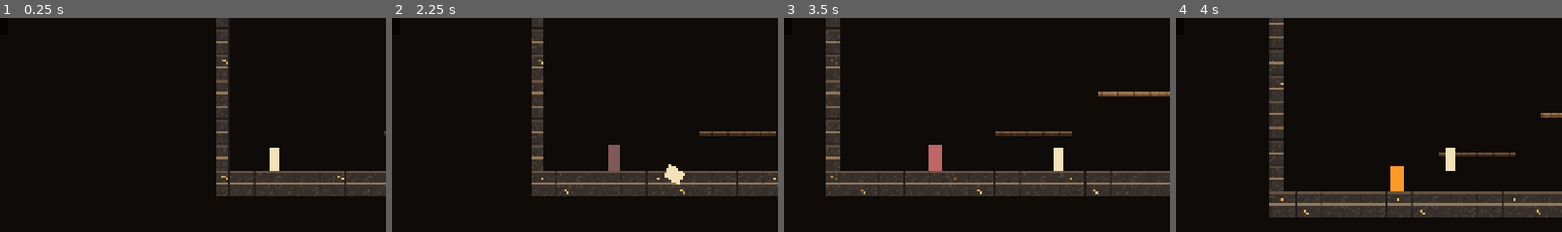
Above: before the commit, frames 1-4 (left to right).
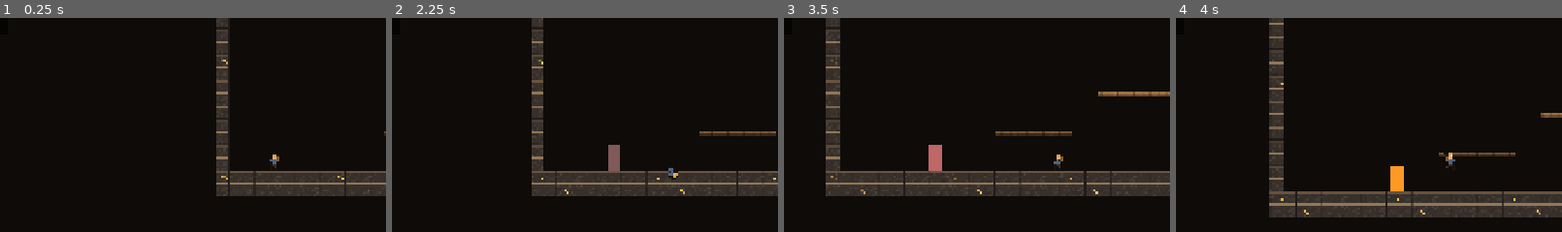
Above: after the commit, the same moments.

Repository: dlepi24/dungeon-delve
Game: Godot game, scene res://src/rooms/delve_run.tscn
The game is run twice, just before and just after one commit, with the same random seed, the same clock (stepped at 60 frames per second) and the same inputs.
Inputs (mouse positions are % of the whole screen's width and height, from its top left):
- Up to frame 1 (0.25 s): no input
- Up to frame 2 (2.25 s): tap Enter at 0.5 s; move the mouse to (72, 45) at 0.52 s; hold D (move_right) 0.53-1.28 s; click (72, 45) at 0.6 s; tap Space (jump) at 0.77, 1.52 s; right-click (72, 45) at 0.8 s; move the mouse to (30, 55) at 1.27 s; hold S (move_down) 1.28-2.03 s; right-click (30, 55) at 1.35 s; tap Shift (roll) at 1.55, 2.1 s; move the mouse to (60, 28) at 2.02 s; hold D (move_right) from 2.03 s (still down)
- Up to frame 3 (3.5 s): click (60, 28) at 2.3 s; move the mouse to (45, 70) at 2.77 s; release D (move_right) at 2.78 s; hold W (move_up) from 2.78 s (still down); click (45, 70) at 2.85 s; tap Space (jump) at 3.02 s; right-click (45, 70) at 3.05 s
- Up to frame 4 (4 s): move the mouse to (80, 65) at 3.52 s; release W (move_up) at 3.53 s; hold A (move_left) from 3.53 s (still down); tap 1 (consumable_1) at 3.6 s; tap Space (jump) at 3.77 s; tap Shift (roll) at 3.8 s
The pictures show only the part of the screen within x 14-64%, y 33-83%; the shares and areas given below are measured in that part.

The runs differ from the first frame. In frame 1, 0.3% of the frame differs, in the area x 69-73%, y 60-72%; in frame 2, 0.3%, in the area x 70-76%, y 68-78%; in frame 3, 0.3%; in frame 4, 0.3%.

Commit message:
Draw the miner: real sprites and animation
Dustin: "the art is still like......just rectangles with no weapons and
bare animations". Correct. Last round I delivered environment art and
left the thing he actually looks at as a beige rectangle, then called
sweeping the swing arc "animation". The excuse was that character art
needs an artist. That was a cop-out — pixels are placed the same way
tiles and SFX already are.

The player is now a miner: helmet with a lamp on the front, work coat,
heavy boots, and a pickaxe. Seven animations, 13 frames: idle breathes,
run is a four-frame cycle tied to actual velocity so the feet do not
skate, attack winds up / raises overhead / strikes down, roll tucks
(reads at any angle, since the body spins), plus air, parry and hitstun.

Authored as ASCII with a colour legend in tools/sprites/player_frames.py
— the same discipline as the rooms, for the same reason: a PNG is
unreviewable in a diff and uneditable without a paint program. Change a
character, re-run, the sheet rebuilds. The generator validates and
refuses to bake a broken sheet, and writes the PNG by hand so it needs
nothing but python3.

Two bugs caught by dumping the frames back as text rather than trusting
them: the body ended at row 21 of a 28-row canvas, so the miner floated
six pixels off the floor; and the axe was stamped last, so an overhead
swing sliced straight through his helmet. Drawing the axe first puts the
handle behind him, and the handle is a line anchored to the fist so it
cannot read as a floating object.

The ColorRect stays as BodyJuice's flash target, now invisible. Squash,
stretch, the roll spin and the hit flash all still run through
VisualRoot, and the sprite inherits every one of them for free.

Animation names match FSM state names, so PlayerSprite reads the live
state and plays it. No parallel animation state machine to desync.

Enemies are still capsules — they are next.

Co-Authored-By: Claude Opus 4.8 <noreply@anthropic.com>

Diff:
--- /dev/null
+++ b/assets/sprites/player.json
@@ -0,0 +1,36 @@
+{
+  "frame_size": [
+    20,
+    28
+  ],
+  "animations": {
+    "idle": {
+      "row": 0,
+      "count": 2
+    },
+    "run": {
+      "row": 1,
+      "count": 4
+    },
+    "air": {
+      "row": 2,
+      "count": 1
+    },
+    "roll": {
+      "row": 3,
+      "count": 2
+    },
+    "attack": {
+      "row": 4,
+      "count": 3
+    },
+    "parry": {
+      "row": 5,
+      "count": 1
+    },
+    "hitstun": {
+      "row": 6,
+      "count": 1
+    }
+  }
+}
--- a/project.godot
+++ b/project.godot
@@ -140,10 +140,9 @@
 [physics]
 
 ; Pinned per the GDD: daily seeds and ghost replays need a stable tick.
-; This equals the engine default, so Godot drops the line whenever anything
-; re-saves this file. It has been stripped FIVE times now. If it disappears
-; again, put it back — tools/check.tscn fails loudly if the tick is ever
-; actually wrong, so this is documentation of intent, not the enforcement.
+; Equals the engine default, so Godot drops it whenever anything re-saves this
+; file. Stripped SIX times now. If it vanishes again, put it back —
+; tools/check.tscn fails loudly if the tick is ever actually wrong.
 common/physics_ticks_per_second=60
 
 [rendering]
--- a/src/player/player.tscn
+++ b/src/player/player.tscn
@@ -18,6 +18,7 @@
 [ext_resource type="Script" path="res://src/systems/hitbox.gd" id="10_hitbox"]
 [ext_resource type="Script" path="res://src/systems/hurtbox.gd" id="11_hurtbox"]
 [ext_resource type="Script" path="res://src/systems/body_juice.gd" id="12_juice"]
+[ext_resource type="Script" path="res://src/player/player_sprite.gd" id="13_sprite"]
 
 [sub_resource type="CapsuleShape2D" id="CapsuleShape2D_body"]
 radius = 14.0
@@ -37,11 +38,26 @@
 [node name="VisualRoot" type="Node2D" parent="."]
 script = ExtResource("12_juice")
 
+; The ColorRect is still BodyJuice's flash target, but it is now invisible — the
+; miner sprite sits on top of it. Keeping it means squash/stretch, the roll spin
+; and the hit flash all still work through VisualRoot exactly as before, and the
+; sprite inherits every one of them for free.
 [node name="Visual" type="ColorRect" parent="VisualRoot"]
+visible = false
 offset_left = -14.0
 offset_top = -56.0
 offset_right = 14.0
 color = Color(0.96, 0.88, 0.72, 1)
+
+; 20x28 sheet at 2x = 40x56. centered=false with an offset puts the sprite's feet
+; on the player's origin, which is where the collision capsule's feet are.
+[node name="Sprite" type="AnimatedSprite2D" parent="VisualRoot" node_paths=PackedStringArray("player")]
+position = Vector2(-20, -56)
+scale = Vector2(2, 2)
+centered = false
+texture_filter = 1
+script = ExtResource("13_sprite")
+player = NodePath("../..")
 
 [node name="CollisionShape2D" type="CollisionShape2D" parent="."]
 position = Vector2(0, -28)
--- /dev/null
+++ b/src/player/player_sprite.gd
@@ -0,0 +1,111 @@
+class_name PlayerSprite
+extends AnimatedSprite2D
+## Drives the miner's animation from the player's FSM state.
+##
+## The state machine is the single source of truth: animation names match state
+## names lowercased, so this reads the state and plays it. No parallel animation
+## state machine to fall out of sync with the real one — that desync is the
+## classic bug where the character keeps running while standing still.
+##
+## Builds its SpriteFrames from the generated sheet at load, using the manifest
+## that tools/gen_sprites.py writes alongside it. That means adding an animation
+## is editing the ASCII and re-running the generator; nothing here changes.
+##
+## Visual only. _process, never _physics_process.
+
+const SHEET: String = "res://assets/sprites/player.png"
+const MANIFEST: String = "res://assets/sprites/player.json"
+
+@export var player: Player
+
+@export_group("Timing")
+## Frames per second per animation. Run is tied to speed below instead.
+@export var idle_fps: float = 3.0
+@export var roll_fps: float = 14.0
+@export var attack_fps: float = 18.0
+## The run cycle is driven by how fast you are actually moving, so the feet
+## roughly keep up with the ground instead of skating.
+@export var run_fps_at_top_speed: float = 14.0
+
+var _current: StringName = &""
+
+
+func _ready() -> void:
+	sprite_frames = _build_frames()
+	if player == null:
+		player = get_parent() as Player
+	_play(&"idle")
+
+
+## Slices the sheet using the generator's manifest rather than hard-coded indices,
+## so the two cannot drift apart.
+func _build_frames() -> SpriteFrames:
+	var frames: SpriteFrames = SpriteFrames.new()
+	frames.remove_animation(&"default")
+
+	var texture: Texture2D = load(SHEET) as Texture2D
+	if texture == null:
+		push_error("PlayerSprite: no sheet at %s — run python3 tools/gen_sprites.py" % SHEET)
+		return frames
+
+	var file: FileAccess = FileAccess.open(MANIFEST, FileAccess.READ)
+	if file == null:
+		push_error("PlayerSprite: no manifest at %s" % MANIFEST)
+		return frames
+	var parsed: Variant = JSON.parse_string(file.get_as_text())
+	if not (parsed is Dictionary):
+		push_error("PlayerSprite: manifest is not valid JSON")
+		return frames
+	var data: Dictionary = parsed as Dictionary
+
+	var size: Array = data["frame_size"]
+	var fw: int = int(size[0])
+	var fh: int = int(size[1])
+	var animations: Dictionary = data["animations"]
+
+	for name: String in animations:
+		var info: Dictionary = animations[name]
+		var row: int = int(info["row"])
+		var count: int = int(info["count"])
+		frames.add_animation(StringName(name))
+		frames.set_animation_loop(StringName(name), true)
+		for i: int in count:
+			var region: AtlasTexture = AtlasTexture.new()
+			region.atlas = texture
+			region.region = Rect2(float(i * fw), float(row * fh), float(fw), float(fh))
+			frames.add_frame(StringName(name), region)
+	return frames
+
+
+func _play(animation: StringName) -> void:
+	if _current == animation or not sprite_frames.has_animation(animation):
+		return
+	_current = animation
+	play(animation)
+
+
+func _process(_delta: float) -> void:
+	if player == null:
+		return
+
+	# Face the way the player faces. flip_h rather than a scale, so the sprite's
+	# offset does not have to be mirrored too.
+	flip_h = player.facing < 0
+
+	var state: StringName = StringName(String(player.get_state_name()).to_lower())
+	if not sprite_frames.has_animation(state):
+		state = &"idle"
+	_play(state)
+
+	match state:
+		&"run":
+			# Tie the cycle to actual speed: at a crawl the feet shuffle, at top
+			# speed they sprint. A fixed rate reads as skating.
+			var ratio: float = absf(player.velocity.x) / maxf(1.0, player.max_run_speed)
+			speed_scale = maxf(0.35, ratio) * run_fps_at_top_speed / maxf(0.01, idle_fps)
+		&"roll":
+			speed_scale = roll_fps / maxf(0.01, idle_fps)
+		&"attack":
+			speed_scale = attack_fps / maxf(0.01, idle_fps)
+		_:
+			speed_scale = 1.0
Binary file added: assets/sprites/player.png
Not shown, added: assets/sprites/player.png.import
Not shown: 1 places in src/player/player.tscn that only renumber resources
Not shown, added: src/player/player_sprite.gd.uid
Not shown, changed: CLAUDE.md
Not shown, added: tools/gen_sprites.py
Not shown, added: tools/sprites/player_frames.py
